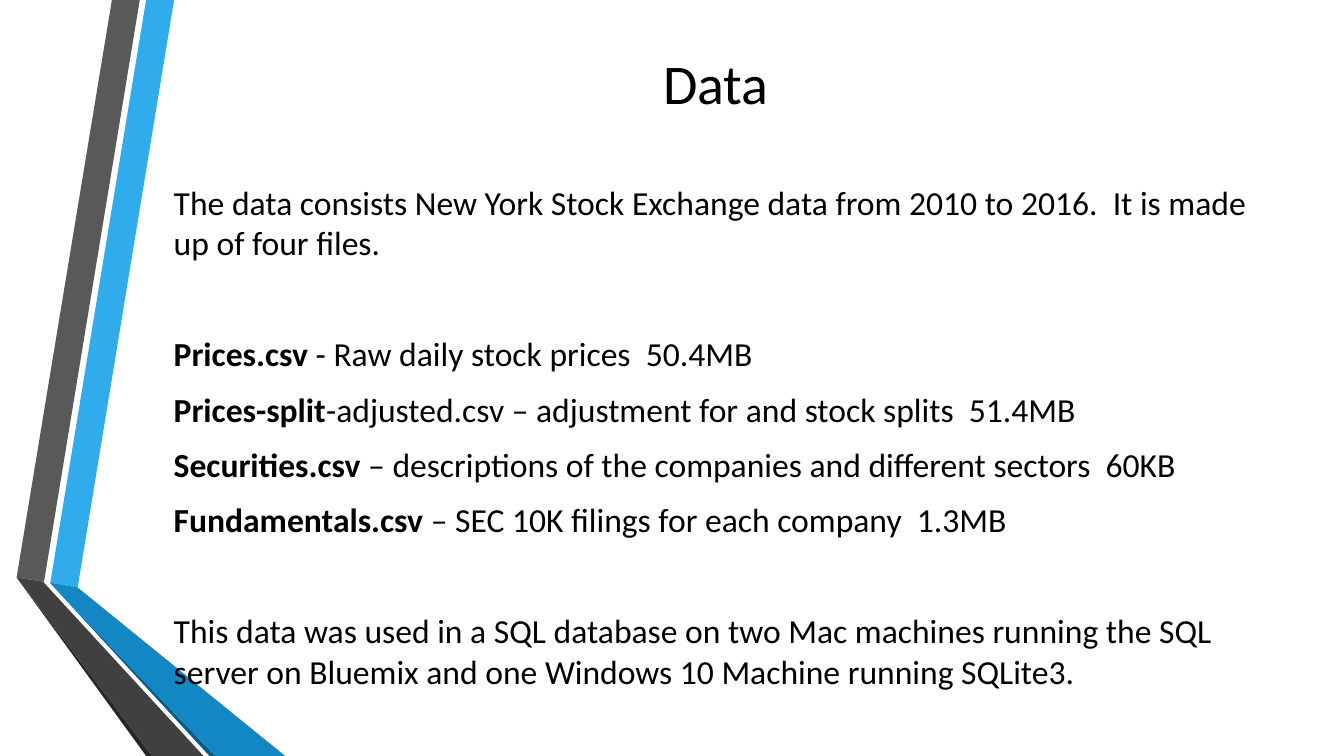
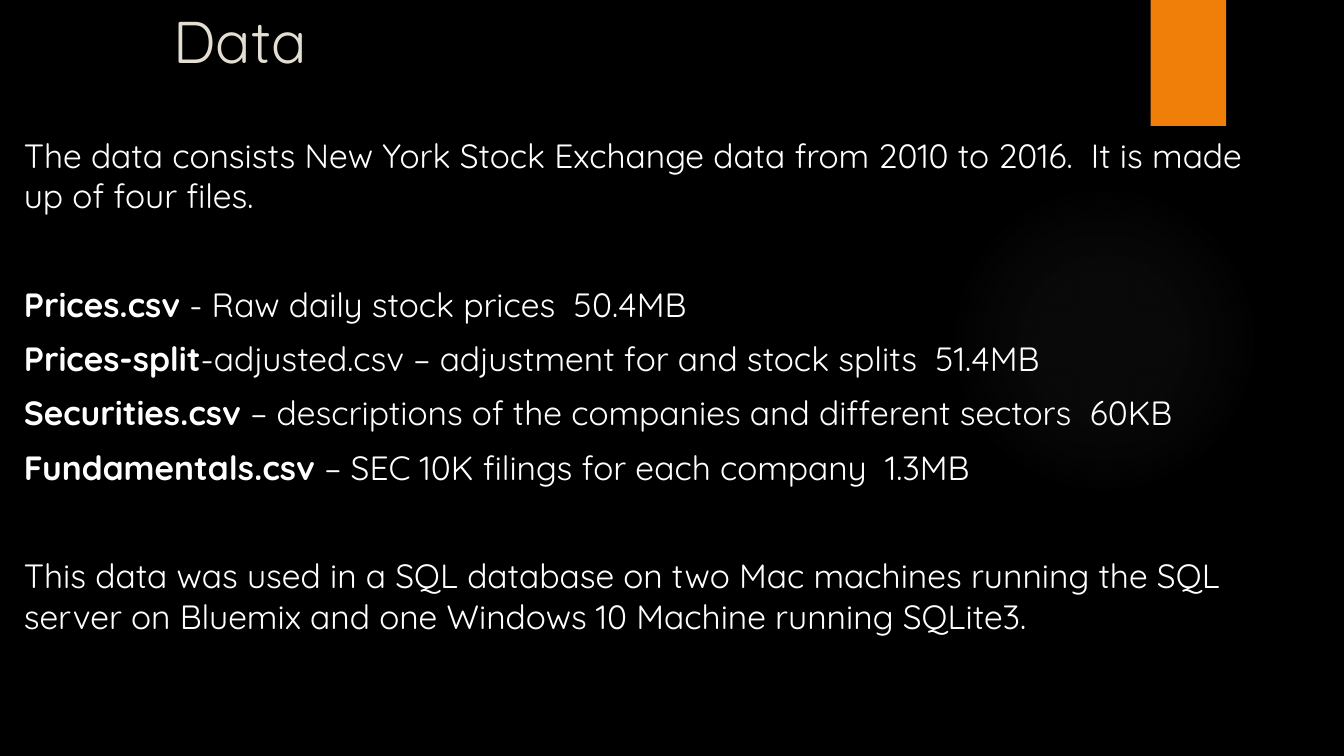
Before and after one commit to DSSMU/MSDS7330_Project, a slide deck: slide 3 of NYSE Analysis With MySQL.pptx. Drawn at 1344x756 pixels with LibreOffice and Linux fonts; fonts in the diff are those of the drawing; background and template pictures are left out. Boxes give left, top, right and bottom in pixels: in the first picture for what was removed or moved away, otherwise in the second. Text is boxed around its words. In the diff, an @@ line names an element or a change of style, - is before the commit and + after.

```diff
--- a/NYSE Analysis With MySQL.pptx
+++ b/NYSE Analysis With MySQL.pptx
@@ title "Data" at (x1=174, y1=22, x2=307, y2=64): size 40 to 42 pt, font Calibri to Quicksand, text colour #000000 to #E3DED1; alignment centre to left; vertical alignment middle to top @@
@@ rectangle added at (x1=1150, y1=0, x2=1226, y2=126), fill #F07F09 @@
@@ text "The data consists New York ..." moved from (x1=174, y1=191, x2=1245, y2=692) to (x1=24, y1=143, x2=1242, y2=636) @@
@@ text "The data consists New York ..." at (x1=24, y1=143, x2=1242, y2=636): font Calibri to Quicksand, text colour #000000 to #FFFFFF; vertical alignment middle to top @@
@@ ellipse added at (x1=949, y1=185, x2=1259, y2=495), fill gradient #848484 @@
@@ group removed at (x1=16, y1=0, x2=285, y2=756): 6 freeform shapes @@
```
Also in this commit, not shown: 8 other slides changed, 8 slides added.
